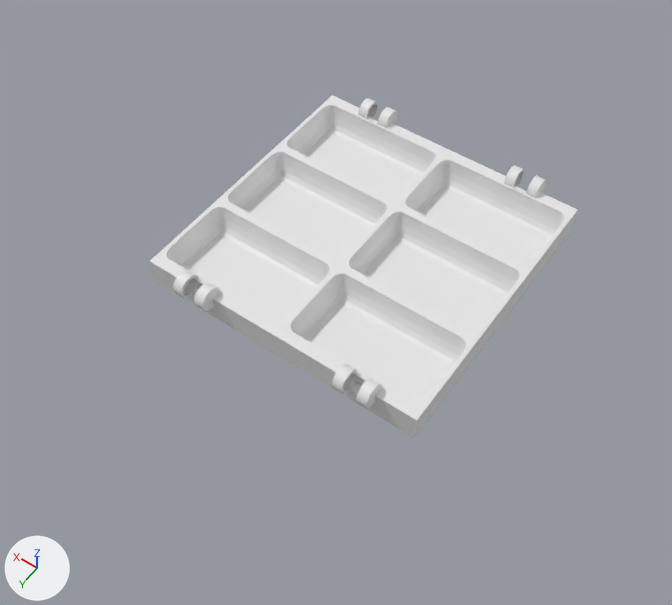
Renders of the Blender file paint-tray/paint-tray.blend from each side of a commit.
Rendered twice from a camera (50 mm lens) standing at (-109.0, 121.0, 229.0) and looking at (-1.0, -31.0, -10.0). Arrows for +X, +Y and +Z are at lower left; the lights stay in place. The older version comes first.

Before the edit, the objects in view are built like this:
```python
me_cube_014 = bpy.data.meshes.new('Cube.014')
me_cube_014.from_pydata(...)  # a box spanning x 0.0..49.5, y 0.0..48.0, z 8.6..25.5
me_cube_017 = bpy.data.meshes.new('Cube.017')
me_cube_017.from_pydata(...)  # a box spanning x 0.0..11.8, y 0.0..18.3, z -22.9..-0.2
ob_inner = bpy.data.objects.new('Inner', me_cube_017)
ob_inner.location = (0.0, 0.5, 4.9)
ob_inner.scale = (4.23, 2.71, 0.433)
_m = ob_inner.modifiers.new('Boolean', 'BOOLEAN')
_m.object = ob_pivotholetop
_m = ob_inner.modifiers.new('Boolean.001', 'BOOLEAN')
_m.object = ob_pivotholebottom
_m = ob_inner.modifiers.new('Boolean.002', 'BOOLEAN')
_m.object = ob_pingrabber
_m.operation = 'UNION'
_m = ob_inner.modifiers.new('Array', 'ARRAY')
_m = ob_inner.modifiers.new('Boolean.003', 'BOOLEAN')
_m.object = ob_pin
_m.operation = 'UNION'
_m = ob_inner.modifiers.new('Boolean.004', 'BOOLEAN')
_m.object = ob_bigwell
_m = ob_inner.modifiers.new('Mirror', 'MIRROR')
_m.use_axis = (True, True, False)
_m.mirror_object = ob_outer
ob_inner.hide_set(True)
ob_outer = bpy.data.objects.new('Outer', me_cube_014)
ob_outer.location = (0.0, -50.0, -10.0)
ob_outer.scale = (1.01, 1.03, 0.581)
_m = ob_outer.modifiers.new('Boolean', 'BOOLEAN')
_m.object = ob_cylinder
_m.operation = 'UNION'
_m = ob_outer.modifiers.new('Boolean.001', 'BOOLEAN')
_m.object = ob_boxclearance
_m = ob_outer.modifiers.new('Boolean.002', 'BOOLEAN')
_m.object = ob_topboxclearance
_m = ob_outer.modifiers.new('Boolean.003', 'BOOLEAN')
_m.object = ob_pinclearance
_m = ob_outer.modifiers.new('Boolean.005', 'BOOLEAN')
_m.object = ob_smallwell_002
_m = ob_outer.modifiers.new('Boolean.004', 'BOOLEAN')
_m.object = ob_smallwell_001
_m = ob_outer.modifiers.new('Mirror', 'MIRROR')
_m.use_axis = (True, True, False)
```
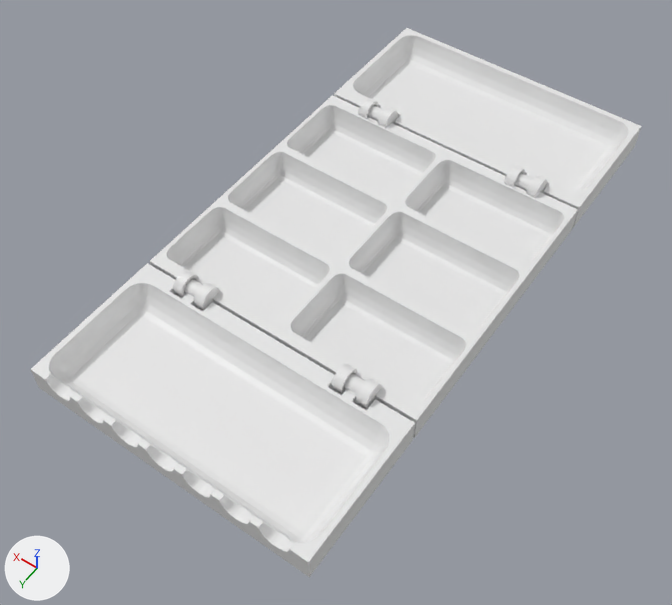
Pixel boxes [x1, y1, x2, y2] of what changed, in the pictures (672 x 605 px):
'Inner', shown: after [30, 28, 641, 577]

The change in detail:
Object 'Inner' (ob_inner) is now shown.
